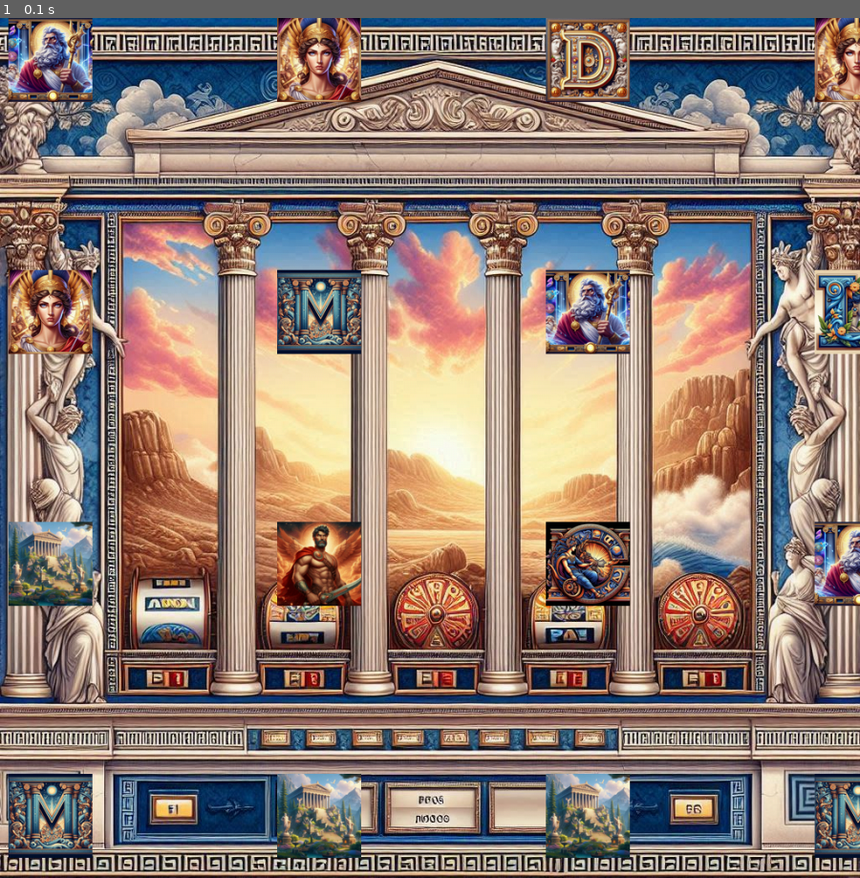
Above: before the commit, frame 1.
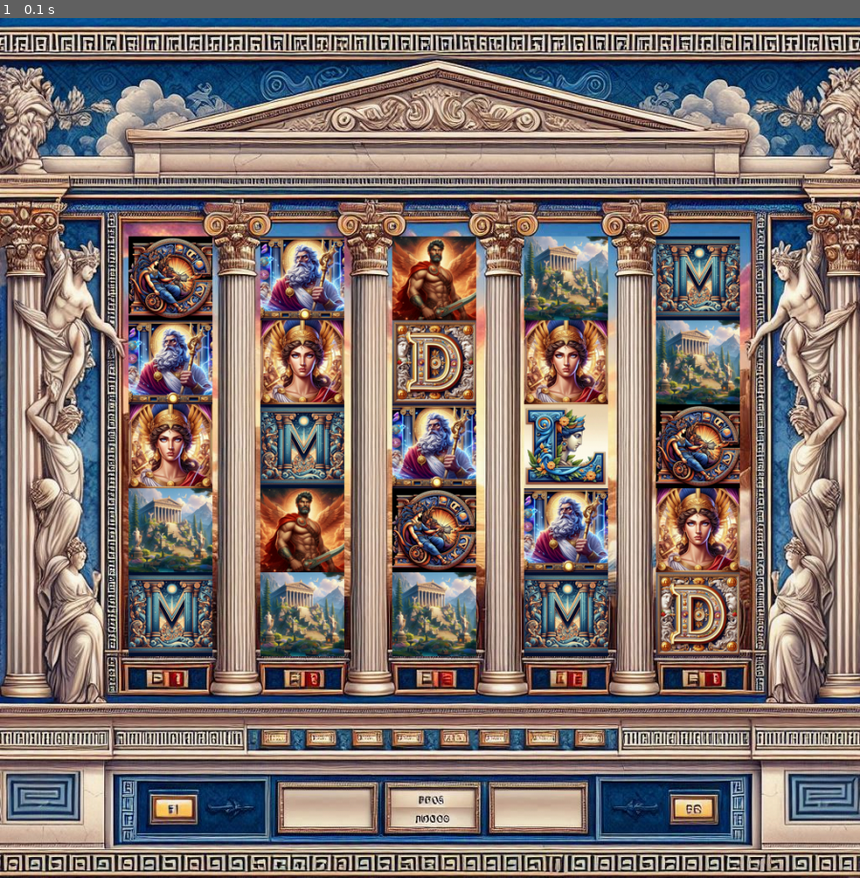
Above: after the commit, the same moment.

Repository: dvedris/pygameslotmac
Game: pygame game, started from main.py
Two runs of this game, one before a commit and one after it. Both use one fixed random seed, a clock stepped at 60 frames per second and the inputs below.
Inputs:
- Up to frame 1 (0.1 s): no input

The runs differ from the first frame. In frame 1, 33% of the frame differs, in the area x 0-100%, y 0-98%.

Commit message:
fix position of reels

Diff:
--- a/machine.py
+++ b/machine.py
@@ -15,10 +15,18 @@
         if not self.reel_list:
             x_topleft, y_topleft = 10, -300
         while self.reel_index < 5:
-            if self.reel_index > 0:
-                x_topleft, y_topleft = x_topleft + (300 + X_OFFSET), y_topleft
-
-            self.reel_list[self.reel_index] = Reel((x_topleft, y_topleft)) # Need to create reel class
+            if self.reel_index == 0:
+                x_topleft += 143
+            elif self.reel_index == 1:
+                x_topleft -= 143
+            elif self.reel_index == 2:
+                x_topleft -= 143
+            elif self.reel_index == 3:
+                x_topleft -= 143
+            elif self.reel_index == 4:
+                x_topleft -= 143
+            self.reel_list[self.reel_index] = Reel((x_topleft, y_topleft))
+            x_topleft += 300
             self.reel_index += 1
 
     def update(self,delta_time):
--- a/reel.py
+++ b/reel.py
@@ -10,16 +10,13 @@
 
         self.reel_is_spinning = False
 
-        #Sounds
-        # self.stop_sound = pygame.mixer.Sound(audio/stop.mp3)
-        #self.stop_sound.set_volume(0.5)
-
+        pos = list(pos)
+        margin = 110
+        initial_y = margin + 150
+        row_spacing = 50
         for idx, item in enumerate(self.shuffled_keys):
-            self.symbol_list.add(Symbol(symbols[item], pos, idx))
-            pos = list(pos)
-            pos[1] += 300
-            pos = tuple(pos)
-
+            self.symbol_list.add(Symbol(symbols[item], (pos[0], initial_y), idx))
+            initial_y += 50 + row_spacing
 class Symbol(pygame.sprite.Sprite):
     def __init__(self, pathToFile, pos, idx):
         super(). __init__()
